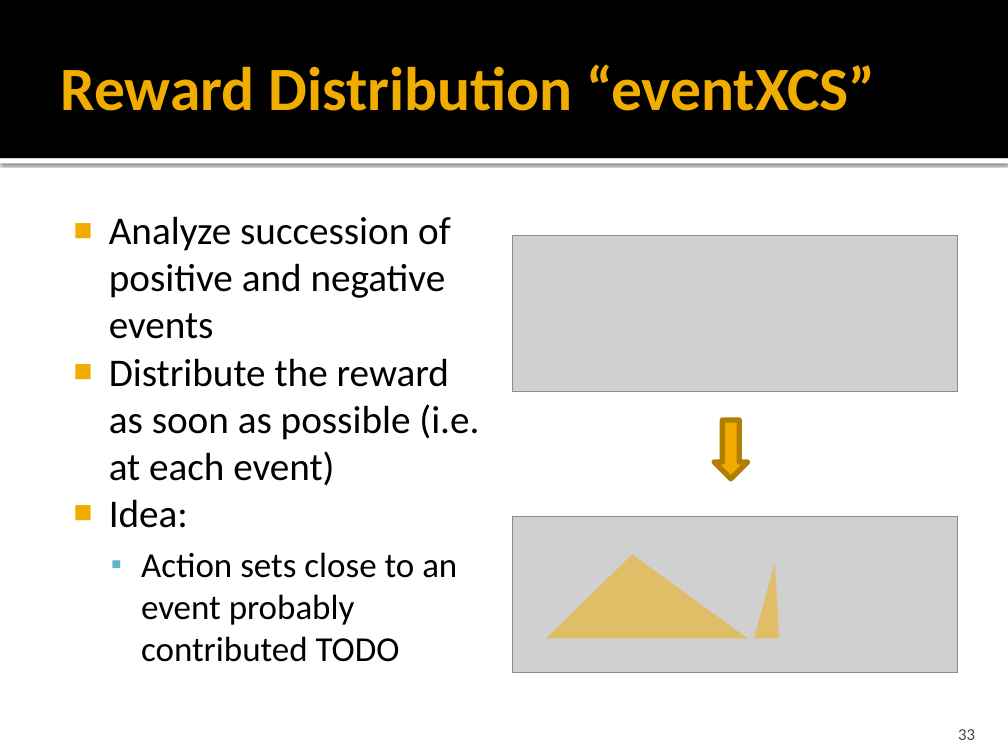
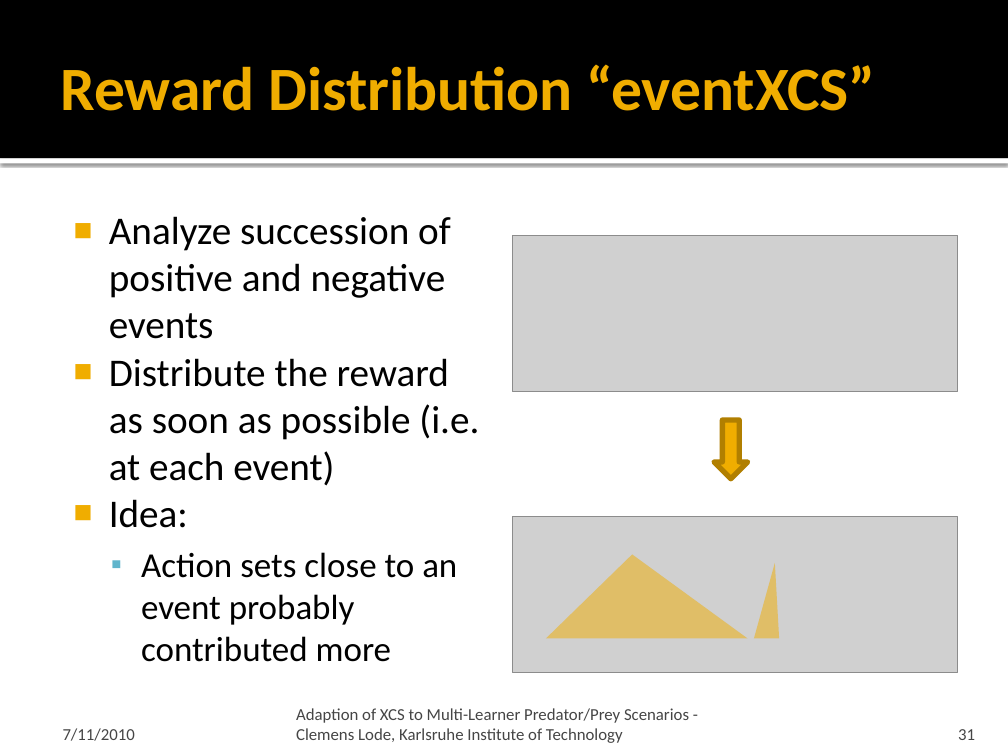
Before and after one commit to ClemensLode/GECCO-XCS-paper, a slide deck: slide 31 of Presentation/Adaption of XCS to Multi-Learner Predator.pptx (slide 33 before the commit). Drawn at 1008x756 pixels with LibreOffice and Linux fonts; fonts in the diff are those of the drawing; grey boxes stand for pictures. Boxes give left, top, right and bottom in pixels: in the first picture for what was removed or moved away, otherwise in the second. Text is boxed around its words. In the diff, an @@ line names an element or a change of style, - is before the commit and + after.

```diff
--- a/Presentation/Adaption of XCS to Multi-Learner Predator.pptx
+++ b/Presentation/Adaption of XCS to Multi-Learner Predator.pptx
@@ text at (141,552,457,662): text changed @@
-  ▪ Action sets close to an event probably contributed TODO
+  ▪ Action sets close to an event probably contributed more
@@ text added at (296,708,689,743), 12 pt, text #454545 @@
+Adaption of XCS to Multi-Learner Predator/Prey Scenarios - Clemens Lode, Karlsruhe Institute of Technology
@@ text added at (63,728,135,741), 12 pt, text #454545 @@
+7/11/2010
@@ page number at (958,729,975,740): text changed @@
-33
+31
```
Also in this commit, not shown: 37 other slides changed, 4 slides added, 4 slides removed, 1 other file.
